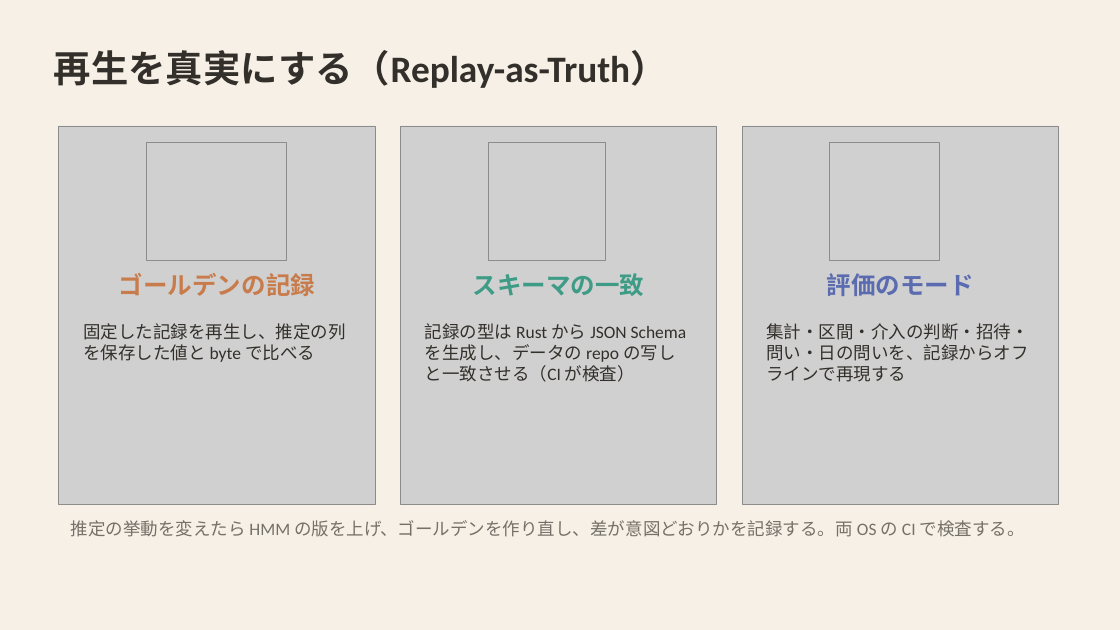
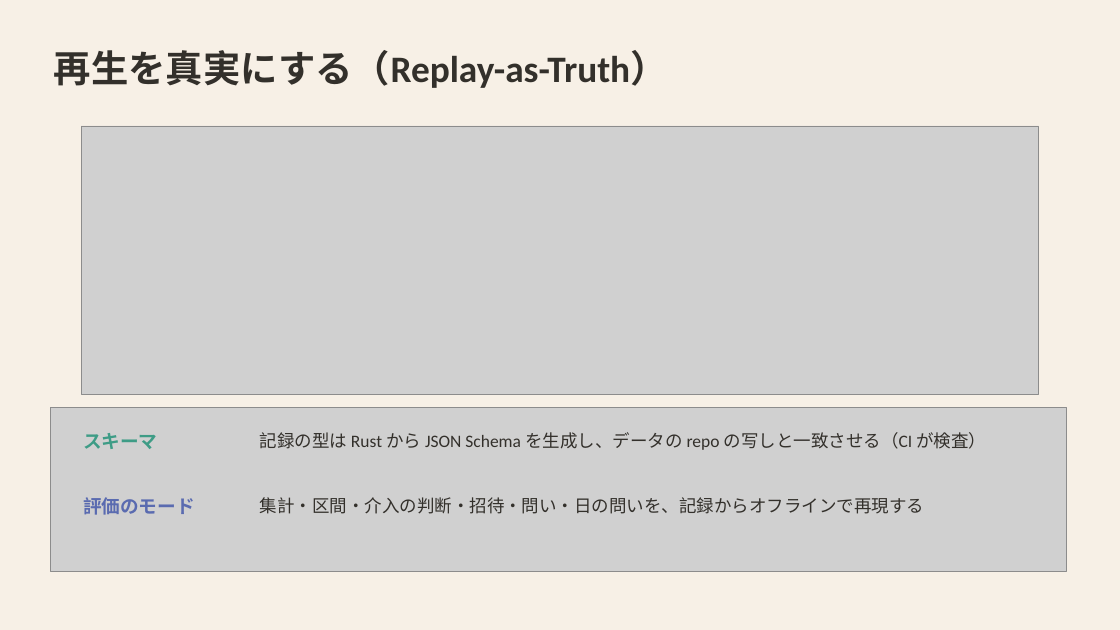
Before and after one commit to mikotomiura/GSE-prototype, a slide deck: slide 19 of docs/slides/project-overview/GSE_project_tech.pptx (slide 15 before the commit). Drawn at 1120x630 pixels with LibreOffice and Linux fonts; fonts in the diff are those of the drawing; grey boxes stand for pictures. Boxes give left, top, right and bottom in pixels: in the first picture for what was removed or moved away, otherwise in the second. Text is boxed around its words. In the diff, an @@ line names an element or a change of style, - is before the commit and + after.

```diff
--- a/docs/slides/project-overview/GSE_project_tech.pptx
+++ b/docs/slides/project-overview/GSE_project_tech.pptx
@@ picture: place and size @@
-picture at bbox=[59, 126, 376, 504]
+picture at bbox=[82, 126, 1039, 394]
@@ picture removed at bbox=[146, 143, 286, 260] @@
@@ picture removed at bbox=[401, 126, 718, 504] @@
@@ picture removed at bbox=[488, 143, 606, 260] @@
@@ picture removed at bbox=[742, 126, 1059, 504] @@
@@ picture removed at bbox=[830, 143, 940, 260] @@
@@ text removed at bbox=[119, 273, 315, 296] @@
-ゴールデンの記録
@@ text removed at bbox=[83, 323, 345, 362] @@
-固定した記録を再生し、推定の列を保存した値と byte で比べる
@@ picture added at bbox=[50, 408, 1067, 571] @@
@@ text at bbox=[83, 433, 157, 449]: text changed; size 21 to 16 pt @@
-スキーマの一致
+スキーマ
@@ text "記録の型は Rust から JSON Schema ..." rewrapped from bbox=[425, 323, 687, 382] to bbox=[260, 432, 986, 450] @@
@@ text "評価のモード": place and size @@
-text "評価のモード" at bbox=[827, 273, 974, 296]
+text "評価のモード" at bbox=[83, 497, 195, 515]
@@ text "評価のモード" at bbox=[83, 497, 195, 515]: size 21 to 16 pt; alignment centre to left @@
@@ text "集計・区間・介入の判断・招待・問い・日の問いを、記録からオフラインで再現する" rewrapped from bbox=[766, 323, 1028, 382] to bbox=[260, 497, 925, 514] @@
@@ text removed at bbox=[71, 520, 1025, 537] @@
-推定の挙動を変えたら HMM の版を上げ、ゴールデンを作り直し、差が意図どおりかを記録する。両 OS の CI で検査する。
```
Also in this commit, not shown: 11 other slides changed, 10 slides added, 3 slides removed, 20 other files.
